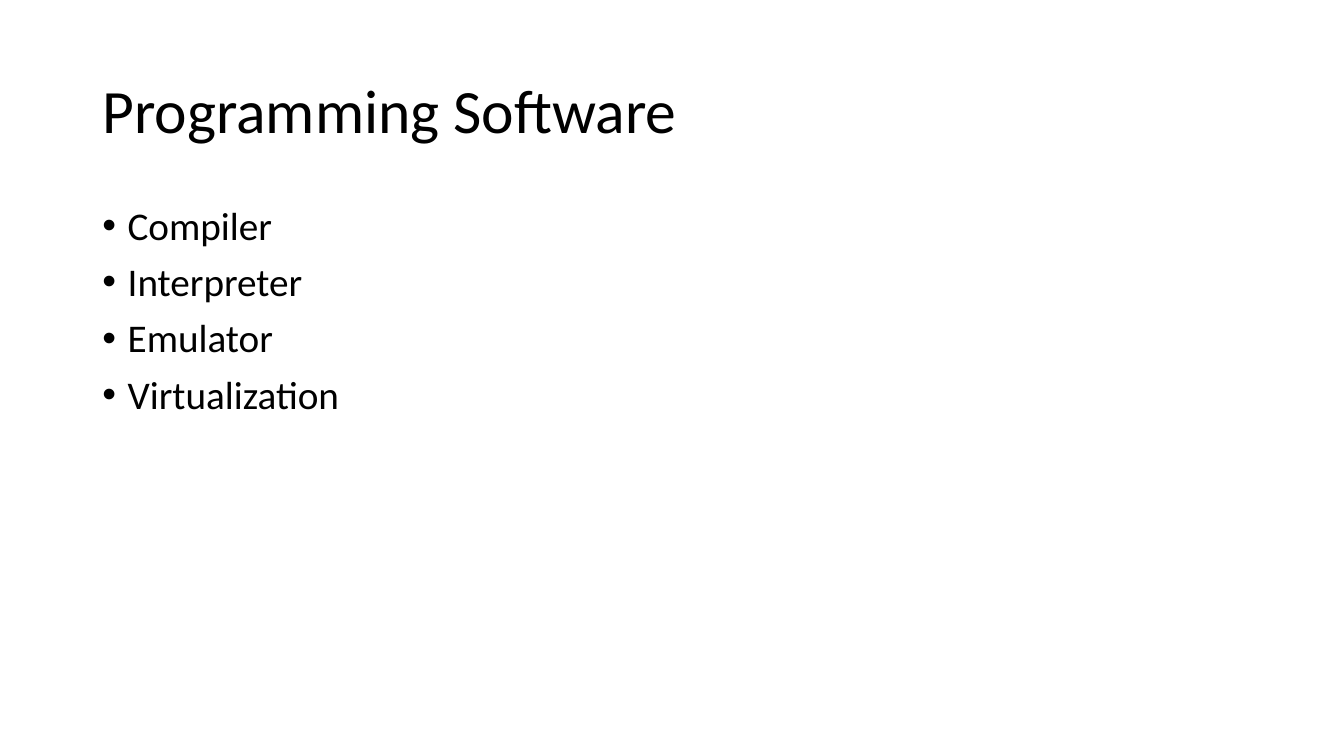
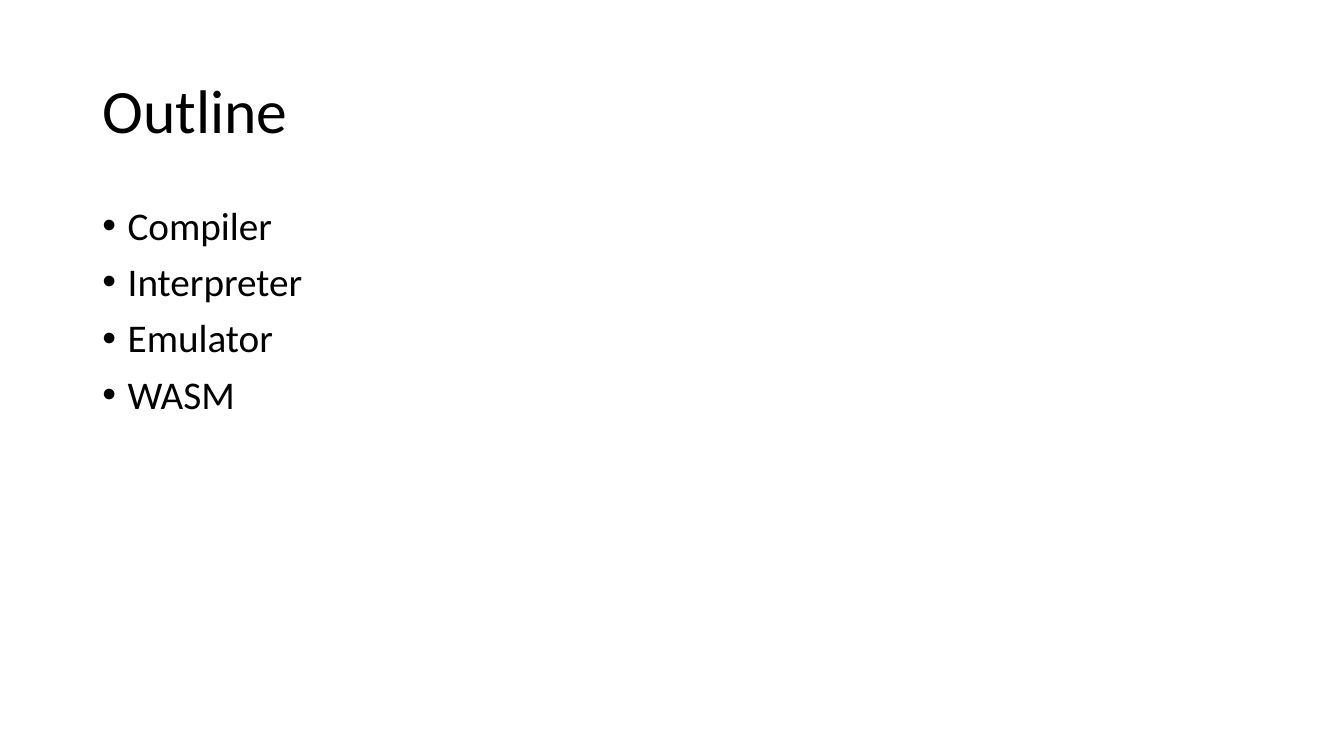
Before and after one commit to csev/ca4e, a slide deck: slide 2 of lectures/05-Software.pptx (slide 10 before the commit). Drawn at 1344x756 pixels with LibreOffice and Linux fonts; fonts in the diff are those of the drawing. Boxes give left, top, right and bottom in pixels: in the first picture for what was removed or moved away, otherwise in the second. Text is boxed around its words. In the diff, an @@ line names an element or a change of style, - is before the commit and + after.

```diff
--- a/lectures/05-Software.pptx
+++ b/lectures/05-Software.pptx
@@ title at box(102, 90, 287, 134): text changed @@
-Programming Software
+Outline
@@ text at box(128, 383, 235, 410): text changed @@
-• Virtualization
+• WASM
```
Also in this commit, not shown: 2 other slides changed, 4 slides added, 16 slides removed, 1 other file.
